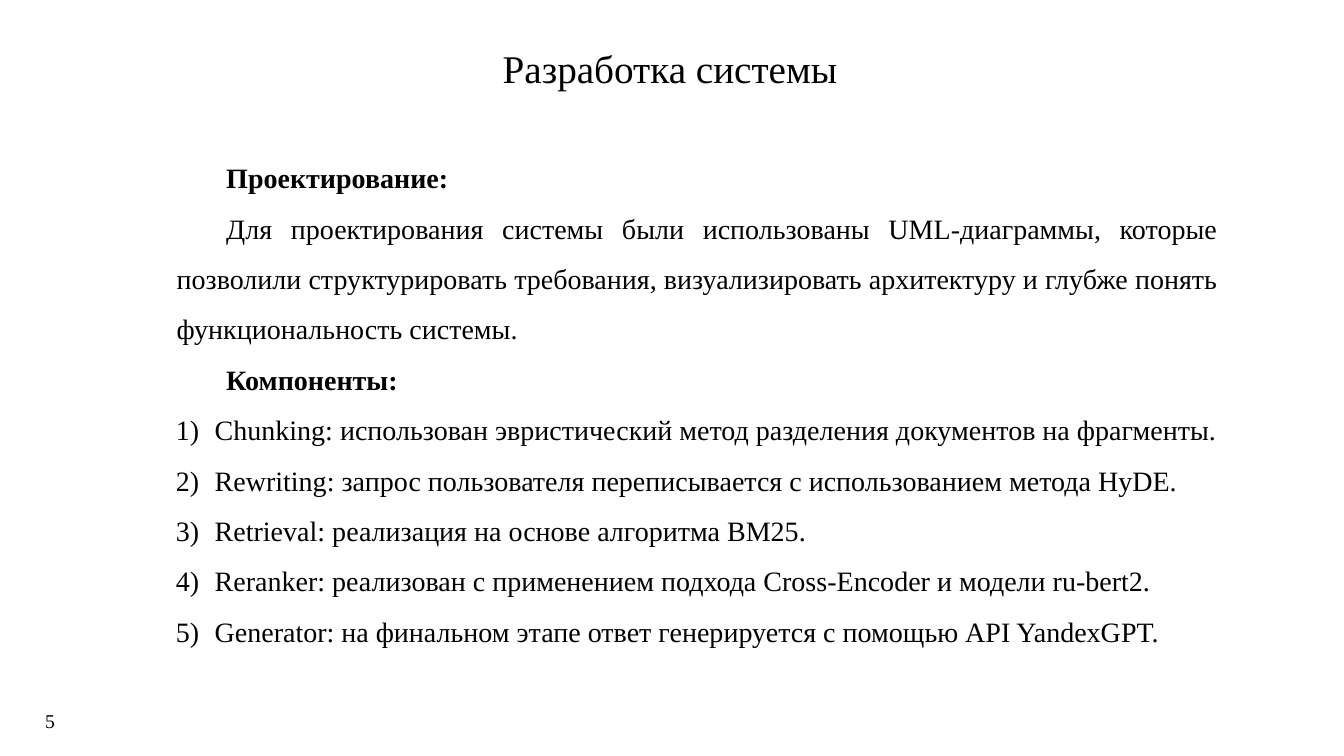
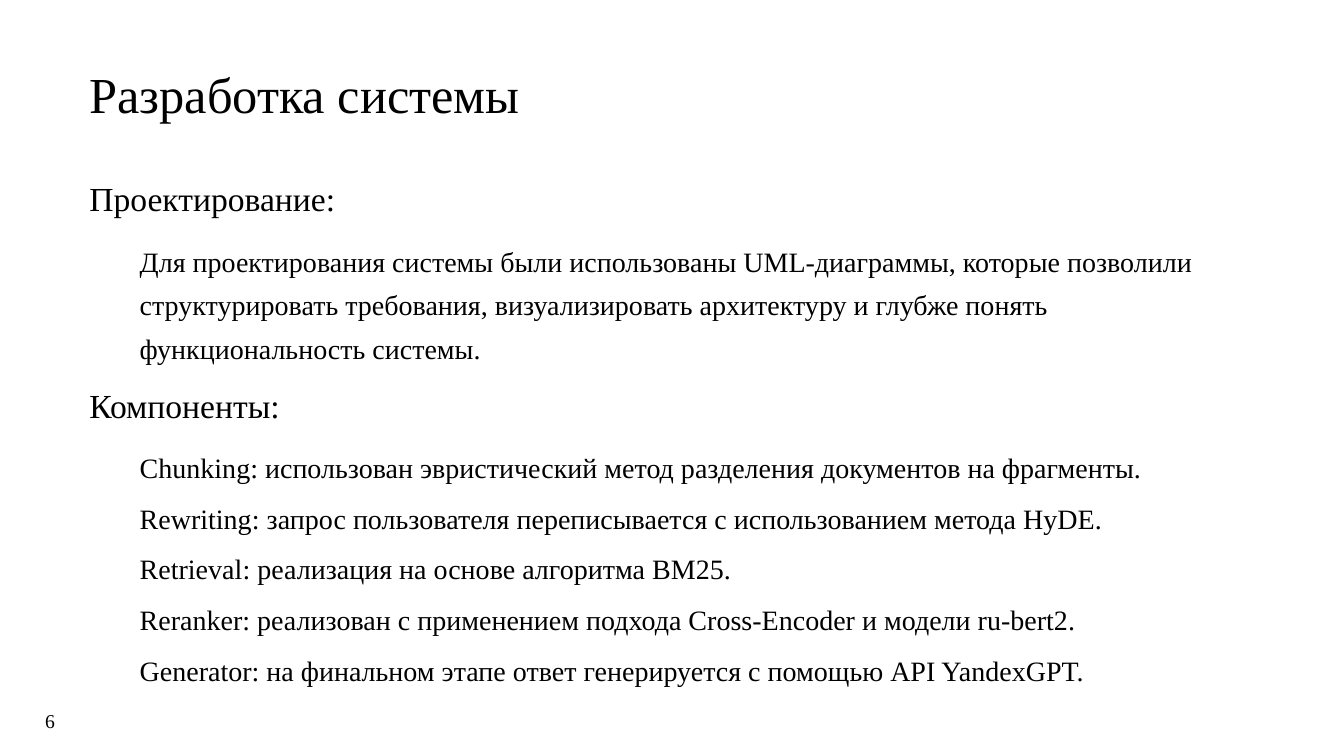
Before and after one commit to Syrenny/diploma-text, a slide deck: slide 6 of report_19.12/21930_Сыренный.pptx (slide 5 before the commit). Drawn at 1344x756 pixels with LibreOffice and Linux fonts; fonts in the diff are those of the drawing. Boxes give left, top, right and bottom in pixels: in the first picture for what was removed or moved away, otherwise in the second. Text is boxed around its words. In the diff, an @@ line names an element or a change of style, - is before the commit and + after.

```diff
--- a/report_19.12/21930_Сыренный.pptx
+++ b/report_19.12/21930_Сыренный.pptx
@@ title "Разработка системы": place and size @@
-title "Разработка системы" at [503,55,837,91]
+title "Разработка системы" at [89,77,520,123]
@@ title "Разработка системы" at [89,77,520,123]: size 28 to 36 pt; line spacing 1 to 1.3; vertical alignment top to middle @@
@@ text "Проектирование:": place and size @@
-text "Проектирование:" at [177,169,1217,647]
+text "Проектирование:" at [89,189,1192,686]
@@ text "Проектирование:" at [89,189,1192,686]: size 20 to 24 pt, bold off in "Проектирование:", "Компоненты:"; alignment justified to left; indent changed; line spacing 1.5 to 1.14; more space between paragraphs; list level 1 to 2 in "Для проектирования системы были использованы ..."; line spacing 1.5 to 1.3; bullet 1) to none; list level 1 to 2 in "Chunking: использован эвристический метод разделения ..."; list level 1 to 2 in "Rewriting: запрос пользователя переписывается с ..."; list level 1 to 2 in "Retrieval: реализация на основе алгоритма ..."; list level 1 to 2 in "Reranker: реализован с применением подхода ..."; list level 1 to 2 in "Generator: на финальном этапе ответ ..." @@
@@ page number at [45,715,55,729]: text changed @@
-5
+6
```
Also in this commit, not shown: 5 other slides changed, 5 slides added, 8 slides removed, 4 other files.
